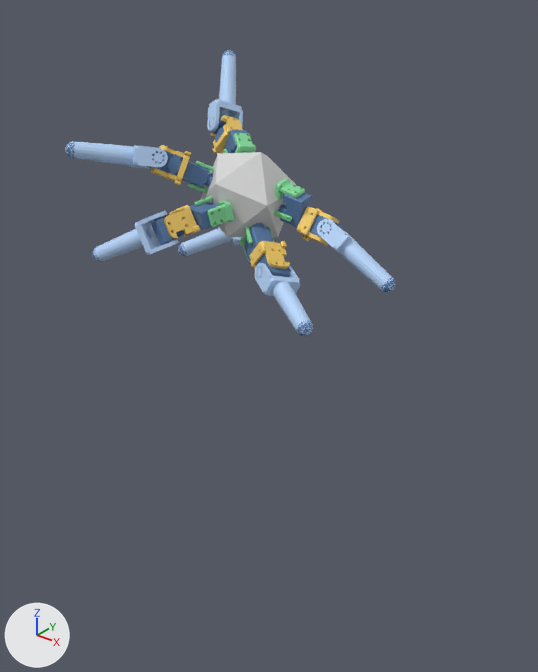
A saved change to the glTF model models/hexapod_fab.glb.
Camera for both pictures: a camera (50 mm lens) standing at (2.249, -0.136, 0.447) and looking at (1.754, 0.483, 0.063). Arrows for +X, +Y and +Z are at lower left; the lights stay in place. The picture after the commit comes second. Both versions are drawn at frame 446 of the action 'flat'; the numbers are the values there.

Objects in the first picture: 'geom_0', 'geom_link_vis_0_1', 'geom_link_vis_10_0', 'geom_link_vis_10_1', 'geom_link_vis_14_1', 'geom_link_vis_17_1', 'geom_link_vis_3_1', 'geom_link_vis_6_0', 'geom_link_vis_6_1' and 23 more.
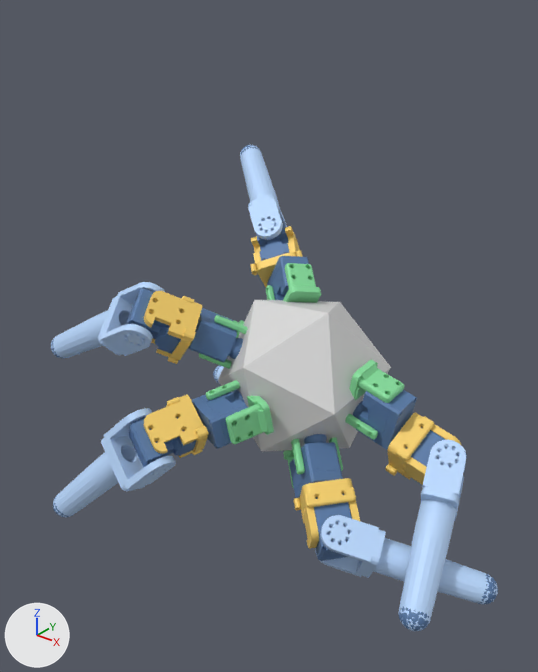
Not drawn themselves, but carrying or shaping drawn objects: ob_body, ob_leg_0, ob_seg_0_1, ob_leg_3, ob_seg_3_1, ob_leg_6, ob_seg_6_1, ob_leg_10, ob_seg_10_1, ob_leg_14, ob_seg_14_1, ob_seg_17_1.

Pixel boxes (x1, y1, x2, y2) of what changed, in the pictures (538 x 672 px):
'geom_0', moved, turned: before (201, 152, 297, 237); after (218, 300, 391, 451)
'geom_link_vis_14_1', moved, turned: before (317, 219, 396, 292); after (398, 439, 466, 631)
'geom_link_vis_10_1', moved, turned: before (254, 263, 313, 336); after (315, 515, 498, 604)
'geom_link_vis_6_1', moved, turned: before (93, 211, 179, 262); after (53, 408, 176, 517)
'geom_link_vis_0_1', moved, turned: before (65, 141, 168, 169); after (51, 282, 165, 359)
'geom_link_vis_3_1', moved, turned: before (207, 50, 243, 131); after (240, 145, 287, 240)
'geom_link_vis_6_0', moved, turned: before (164, 205, 200, 238); after (144, 394, 209, 458)
'geom_link_vis_10_0', moved, turned: before (250, 241, 290, 269); after (293, 478, 360, 549)
'geom_link_vis_0_0', moved, turned: before (151, 145, 191, 185); after (144, 291, 202, 364)
'geom_link_vis_14_0', moved, turned: before (297, 206, 339, 246); after (385, 412, 461, 485)
'geom_motor_vis_14_0', moved, turned: before (280, 193, 312, 228); after (356, 390, 417, 450)
'geom_rootmount_6', moved, turned: before (194, 196, 234, 227); after (205, 380, 274, 444)
'geom_rootmount_14', moved, turned: before (274, 178, 305, 222); after (345, 359, 404, 440)
'geom_motor_vis_10_0', moved, turned: before (244, 227, 273, 264); after (289, 441, 343, 498)
'geom_motor_vis_0_0', moved, turned: before (182, 161, 210, 188); after (189, 308, 237, 362)
'geom_motor_vis_6_0', moved, turned: before (189, 202, 219, 230); after (191, 392, 248, 449)
'geom_rootmount_3', moved, turned: before (223, 133, 256, 153); after (266, 263, 321, 303)
'geom_motor_vis_6_1', moved, turned: before (151, 215, 186, 244); after (129, 417, 197, 468)
'geom_motor_vis_0_1', moved, turned: before (147, 147, 183, 176); after (127, 289, 181, 353)
'geom_link_vis_3_0', moved, turned: before (211, 115, 243, 154); after (250, 226, 303, 287)
'geom_motor_vis_10_1', moved, turned: before (256, 253, 290, 277); after (314, 494, 352, 561)
'geom_motor_vis_3_0', moved, turned: before (224, 130, 247, 153); after (267, 256, 309, 300)
'geom_link_vis_17_1', moved, turned (mostly hidden afterwards): before (178, 228, 242, 256); after (213, 366, 224, 384)
'geom_motor_vis_3_1', moved, turned (mostly hidden before): before (213, 114, 226, 143); after (256, 219, 289, 261)
'geom_rootmount_10', moved, turned: before (240, 227, 274, 259); after (283, 437, 343, 488)
'geom_motor_vis_14_1', moved, turned (mostly hidden before): before (309, 214, 344, 238); after (405, 427, 467, 472)
'geom_rootmount_0', moved, turned: before (188, 161, 215, 193); after (199, 313, 248, 369)
'geom_foot_vis_14', moved, turned: before (381, 278, 396, 292); after (399, 606, 431, 631)
'geom_foot_vis_10', moved, turned: before (296, 321, 313, 336); after (478, 574, 498, 605)
'geom_joint_vis_0_0', moved, turned: before (205, 174, 213, 187); after (229, 338, 243, 359)
'geom_joint_vis_10_0', moved, turned: before (252, 223, 264, 227); after (304, 434, 327, 444)
'geom_joint_vis_14_0', moved, turned: before (278, 204, 285, 212); after (353, 401, 365, 418)
'geom_foot_vis_0', moved, turned: before (65, 141, 75, 158); after (51, 339, 69, 358)
'geom_foot_vis_17', moved, turned: before (178, 243, 187, 256); after (213, 365, 221, 383)
'geom_foot_vis_6', moved, turned: before (92, 248, 102, 262); after (53, 494, 73, 517)
'geom_joint_vis_6_0', moved, turned (not visible before): after (232, 389, 245, 403)
'geom_foot_vis_3', moved, turned: before (222, 50, 236, 57); after (240, 145, 259, 157)

What changed in the scene script:
```text
Change ob_body:
    ob_body.location: (1.504, -0.134, 0.743) -> (1.901, -0.12, 0.348)
    ob_body.rotation_euler: (1.706, -0.0461, -0.148) -> (1.675, 0.0499, -0.136)  # degrees (98, -2.6, -8.5) -> degrees (96, 2.9, -7.8)
Change ob_leg_0:
    ob_leg_0.location: (1.465, -0.16, 0.7) -> (1.858, -0.147, 0.31)
    ob_leg_0.rotation_euler: (-0.944, -2.558, -0.333) -> (1.307, -0.894, -2.243)  # degrees (-54, -147, -19) -> degrees (75, -51, -129)
Change ob_seg_0_1:
    ob_seg_0_1.location: (1.411, -0.197, 0.64) -> (1.798, -0.185, 0.256)
    ob_seg_0_1.rotation_euler: (-1.213, -2.558, -0.332) -> (0.19, -0.893, -2.244)  # degrees (-69, -147, -19) -> degrees (11, -51, -129)
Change ob_leg_3:
    ob_leg_3.location: (1.46, -0.17, 0.772) -> (1.861, -0.156, 0.383)
    ob_leg_3.rotation_euler: (-1.646, -1.083, 0.762) -> (0.762, -2.474, -1.385)  # degrees (-94, -62, 44) -> degrees (44, -142, -79)
Change ob_seg_3_1:
    ob_seg_3_1.location: (1.399, -0.219, 0.814) -> (1.804, -0.205, 0.431)
    ob_seg_3_1.rotation_euler: (-1.16, -1.083, 0.762) -> (0.694, -2.474, -1.385)  # degrees (-66, -62, 44) -> degrees (40, -142, -79)
Change ob_leg_6:
    ob_leg_6.location: (1.486, -0.123, 0.683) -> (1.876, -0.111, 0.29)
    ob_leg_6.rotation_euler: (1.227, 0.0233, -2.035) -> (1.203, -0.223, -2.465)  # degrees (70, 1.3, -117) -> degrees (69, -13, -141)
Change ob_seg_6_1:
    ob_seg_6_1.location: (1.46, -0.108, 0.599) -> (1.842, -0.0972, 0.209)
    ob_seg_6_1.rotation_euler: (0.351, 0.0232, -2.036) -> (0.295, -0.223, -2.465)  # degrees (20, 1.3, -117) -> degrees (17, -13, -141)
Change ob_leg_10:
    ob_leg_10.location: (1.548, -0.0991, 0.713) -> (1.941, -0.0851, 0.314)
    ob_leg_10.rotation_euler: (-1.622, 2.058, 0.619) -> (2.506, 0.419, -1.143)  # degrees (-93, 118, 35) -> degrees (144, 24, -65)
Change ob_seg_10_1:
    ob_seg_10_1.location: (1.609, -0.0498, 0.671) -> (1.997, -0.0358, 0.265)
    ob_seg_10_1.rotation_euler: (-1.344, 2.057, 0.618) -> (-2.672, 0.419, -1.143)  # degrees (-77, 118, 35) -> degrees (-153, 24, -65)
Change ob_leg_14:
    ob_leg_14.location: (1.566, -0.121, 0.748) -> (1.963, -0.106, 0.347)
    ob_leg_14.rotation_euler: (0.175, 2.12, 1.935) -> (-0.0109, 2.604, 1.792)  # degrees (10, 121, 111) -> degrees (-0.6, 149, 103)
Change ob_seg_14_1:
    ob_seg_14_1.location: (1.653, -0.102, 0.757) -> (2.049, -0.086, 0.347)
    ob_seg_14_1.rotation_euler: (-0.132, 2.12, 1.933) -> (1.936, 0.538, -1.35)  # degrees (-7.6, 121, 111) -> degrees (111, 31, -77)
Change ob_seg_17_1:
    ob_seg_17_1.location: (1.424, -0.0461, 0.838) -> (1.829, -0.0314, 0.449)
    ob_seg_17_1.rotation_euler: (2.256, 0.188, 0.891) -> (-0.00672, 2.498, -1.742)  # degrees (129, 11, 51) -> degrees (-0.4, 143, -100)
```
